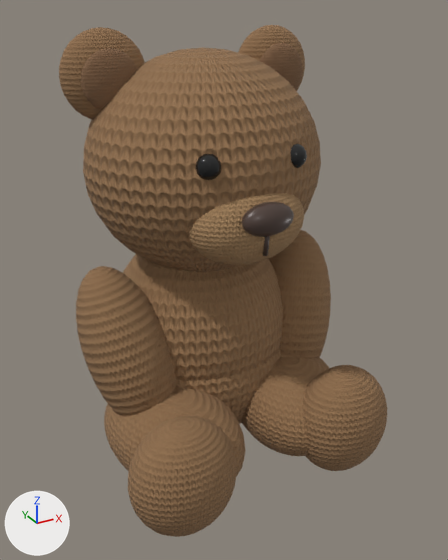
The glTF model assets/models/apartment/teddy_bear.glb as it was, and as the next commit left it.
One viewpoint serves both versions: a camera (50 mm lens) standing at (-0.206, -0.416, 0.34) and looking at (0.003, -0.037, 0.15). Lighting does not change. The marker at lower left points along +X, +Y and +Z. The older version comes first. Vertices at exactly the same position are counted once.

Objects in the first picture: 'TeddyBear'.
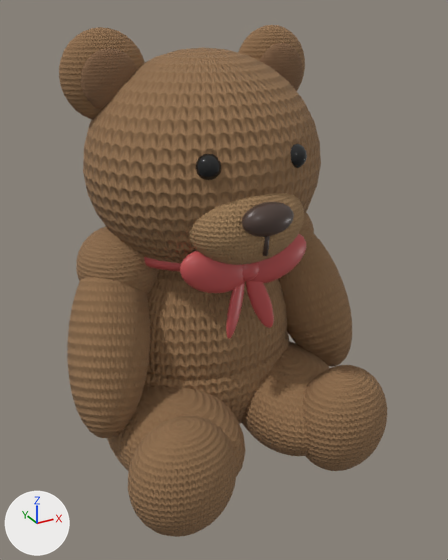
Edits to the scene script, one JSON object a line:
```json
{"op": "add", "block": "mat_teddyribbon", "code": ["mat_teddyribbon = principled_material('TeddyRibbon')", "mat_teddyribbon.base_color = (0.55, 0.09, 0.09)  # red #c45555", "mat_teddyribbon.roughness = 0.4"]}
{"block": "me_sphere", "where": "# used by ob_teddybear; location = (0.0, 0.0, 0.0)"}
{"op": "remove", "block": "me_sphere", "code": "me_sphere.from_pydata(...)  # 6574 vertices, 13076 faces; spans x -0.108..0.108, y -0.138..0.081, z 0.0..0.328"}
{"op": "add", "block": "me_sphere", "code": "me_sphere.from_pydata(...)  # 9628 vertices, 19156 faces; spans x -0.121..0.121, y -0.138..0.081, z 0.0..0.328"}
{"block": "me_sphere", "change": "me_sphere part 1: a new loose piece, a UV sphere (16 segments, 8 rings, poles along z) spanning x -0.01..0.01, y -0.082..-0.068, z 0.165..0.183, in mat_teddyribbon (red #c45555)"}
{"block": "me_sphere", "change": "me_sphere part 2: a new loose piece of 482 vertices spanning x -0.121..-0.055, y -0.068..0.008, z 0.054..0.181, in mat_teddyfur"}
{"block": "me_sphere", "change": "me_sphere part 3: a new loose piece of 482 vertices spanning x 0.055..0.121, y -0.068..0.008, z 0.054..0.181, in mat_teddyfur"}
{"block": "me_sphere", "change": "me_sphere part 4: a new loose piece of 482 vertices spanning x -0.019..-0.001, y -0.082..-0.072, z 0.126..0.172, in mat_teddyribbon (red #c45555)"}
{"block": "me_sphere", "change": "me_sphere part 5: a new loose piece of 482 vertices spanning x 0.001..0.019, y -0.082..-0.072, z 0.126..0.172, in mat_teddyribbon (red #c45555)"}
{"block": "me_sphere", "change": "me_sphere part 6: a new loose piece of 480 vertices spanning x -0.067..0.067, y -0.068..0.06, z 0.17..0.182, in mat_teddyribbon (red #c45555)"}
{"block": "me_sphere", "change": "me_sphere part 7: a new loose piece of 266 vertices spanning x -0.05..0.002, y -0.082..-0.066, z 0.16..0.194, in mat_teddyribbon (red #c45555)"}
{"block": "me_sphere", "change": "me_sphere part 8: a new loose piece of 266 vertices spanning x -0.002..0.05, y -0.082..-0.066, z 0.16..0.194, in mat_teddyribbon (red #c45555)"}
{"block": "me_sphere", "change": "me_sphere part 9: 1 vertex moved within x -0.066, y 0.003, z 0.138; 481 vertices removed from x -0.108..-0.04, y -0.064..0.008, z 0.04..0.17; 481 vertices added at x -0.1..-0.04, y -0.038..0.022, z 0.136..0.196"}
{"block": "me_sphere", "change": "me_sphere part 10: 1 vertex moved within x 0.066, y 0.003, z 0.138; 481 vertices removed from x 0.04..0.108, y -0.064..0.008, z 0.04..0.17; 481 vertices added at x 0.04..0.1, y -0.038..0.022, z 0.136..0.196"}
{"op": "add", "block": "me_sphere", "code": "me_sphere.materials.append(mat_teddyribbon)  # red #c45555"}
```

What differs and where, as boxes (x1, y1, x2, y2) in the pictures (448 x 560 px; the box of a moved part takes in the faces that stretch with it):
```json
{"part": 1, "of": "me_sphere", "change": "added", "after": [242, 262, 259, 281]}
{"part": 2, "of": "me_sphere", "change": "added", "after": [67, 277, 150, 438]}
{"part": 3, "of": "me_sphere", "change": "added", "after": [278, 234, 352, 367]}
{"part": 4, "of": "me_sphere", "change": "added", "after": [226, 282, 245, 339], "on screen": "red"}
{"part": 5, "of": "me_sphere", "change": "added", "after": [246, 281, 274, 328], "on screen": "red"}
{"part": 6, "of": "me_sphere", "change": "added", "after": [144, 257, 181, 272]}
{"part": 7, "of": "me_sphere", "change": "added", "after": [180, 250, 245, 293], "on screen": "red"}
{"part": 8, "of": "me_sphere", "change": "added", "after": [250, 234, 306, 283], "on screen": "red"}
{"part": 9, "of": "me_sphere", "change": "moved or reshaped", "before": [76, 266, 176, 416], "after": [76, 226, 159, 295]}
{"part": 10, "of": "me_sphere", "change": "moved or reshaped", "before": [268, 230, 331, 358], "after": [299, 213, 314, 244]}
```
